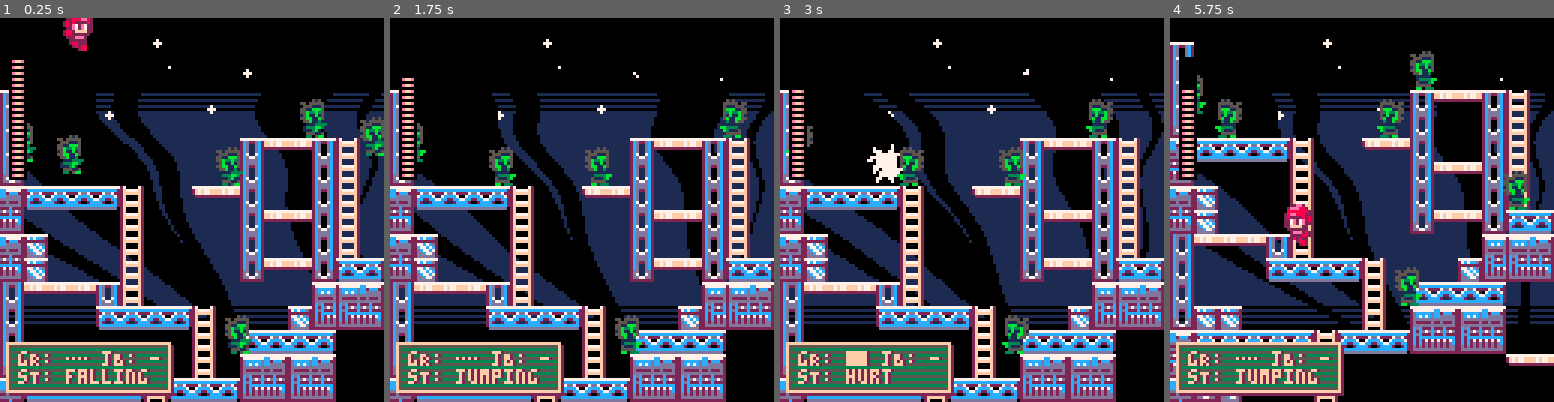
Above: before the commit, frames 1-4 (left to right).
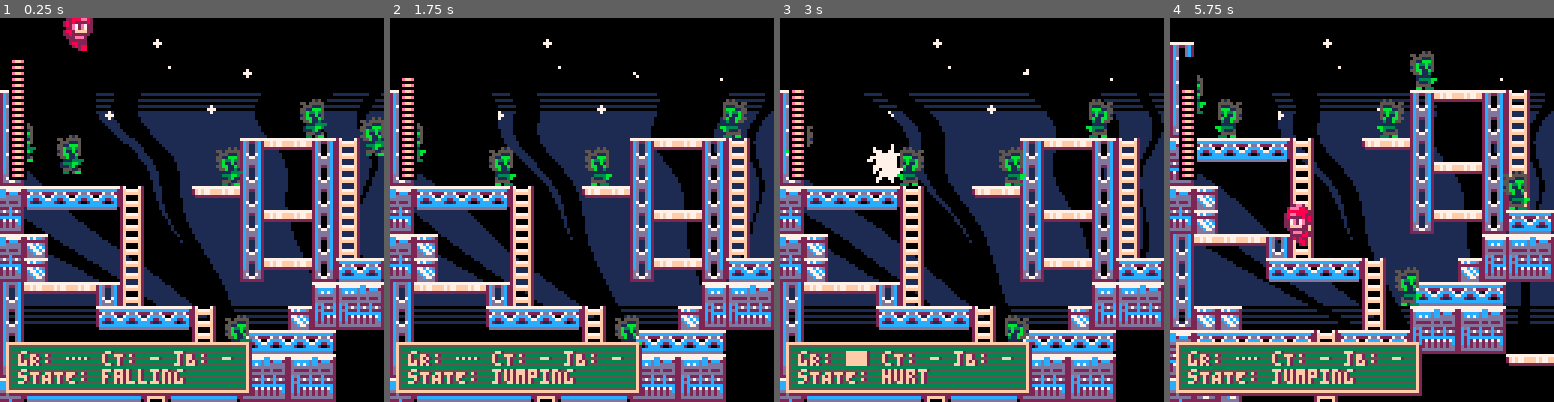
Above: after the commit, the same moments.

Repository: whckmstrjck/picoboy
Game: PICO-8 cartridge picoboy.p8
The game is run twice, just before and just after one commit, with the same random seed, the same clock (stepped at 60 frames per second) and the same inputs.
Inputs:
- Up to frame 1 (0.25 s): no input
- Up to frame 2 (1.75 s): tap X (X key) at 0.33, 1.07 s; tap O (Z key) at 0.7, 1.7 s; hold Right from 1.6 s (still down)
- Up to frame 3 (3 s): tap X (X key) at 1.85, 2.97 s; release Right at 2.1 s; tap O (Z key) at 2.1, 2.5, 2.9 s; hold Up 2.15-2.42 s; hold Right from 2.47 s (still down)
- Up to frame 4 (5.75 s): release Right at 3.03 s; hold Left 3.08-3.58 s; tap O (Z key) every 0.4 s from 3.3 to 5.7 s; hold Down 3.63-3.97 s; hold Right 4.02-4.68 s; tap X (X key) at 4.08, 5.2 s; hold Up 4.73-5.03 s; hold Left 5.08-5.68 s; hold Down from 5.73 s (still down)

The runs differ from the first frame. In frame 1, 3.8% of the frame differs, in the area x 10-66%, y 3-99%; in frame 2, 3.9%; in frame 3, 3.9%; in frame 4, 4.0%, in the area x 10-66%, y 84-99%.

Commit message:
Update player debug information to include coyote time and adjust debug width

Diff:
--- a/lua/classes/player/player.lua
+++ b/lua/classes/player/player.lua
@@ -445,7 +445,7 @@
     -- draw state and grounded info
     local debug_x = 2
     local debug_y = 108
-    local debug_w = 54
+    local debug_w = 80
     local debug_h = 16
 
     local grounded_str = '…'
@@ -459,7 +459,7 @@
       grounded_str = '█'
     end
 
-    grounded_str = grounded_str .. ' jB: ' .. (jump_buffer == 0 and '-' or jump_buffer)
+    grounded_str = grounded_str .. ' cT: ' .. (coyote_time == 0 and '-' or coyote_time) .. ' jB: ' .. (jump_buffer == 0 and '-' or jump_buffer)
 
     rectfill(debug_x + 1, debug_y + 1, debug_x + debug_w + 1, debug_y + debug_h + 1, 2)
     rectfill(debug_x, debug_y, debug_x + debug_w, debug_y + debug_h, 5)
@@ -467,7 +467,7 @@
     rectfill(debug_x + 2, debug_y, debug_x + debug_w, debug_y + debug_h, 3)
     fillp()
     rect(debug_x, debug_y, debug_x + debug_w, debug_y + debug_h, 15)
-    print('gR: ' .. grounded_str .. '\nsT: ' .. state, debug_x + 5, debug_y + 3, 2)
-    print('gR: ' .. grounded_str .. '\nsT: ' .. state, debug_x + 4, debug_y + 3, 15)
+    print('gR: ' .. grounded_str .. '\nsTATE: ' .. state, debug_x + 5, debug_y + 3, 2)
+    print('gR: ' .. grounded_str .. '\nsTATE: ' .. state, debug_x + 4, debug_y + 3, 15)
   end
 })
--- a/picoboy.p8
+++ b/picoboy.p8
@@ -31,7 +31,7 @@
 000282e72e722000000282e72e722000000282e72e722000000282e72e722000000282e72e722000000282e72e722000000282e72e7220000000000000000000
 000022e72e722000000022e72e722000000022e72e722000000022e72e722000000022e72e722000000022e72e722000000022e72e7220000000000000000000
 0000022ffff200000002222ffff200000000022ffff200000000022ffff200000000022ffff200000000022ffff220000002882ffff220000000000000000000
-00002222222000000028882222200000000002222222000000000022222000000000222222282000000002222222000000028822222200000000000000000000
+00002222222000000028882222200000000002222222000000000022222000000000222222282000000002222222000000022822222200000000000000000000
 0002882eee8200000028822eee220000000028288882000000000028ee2000000000288eeee820000000282eee2000000000222eee2000000000000000000000
 00028222228200000002222222200000000022222882000000000028882000000000288222222000000028822220000000000222222000000000000000000000
 00002888282000000000888228200000000002888222000000000022880000000000022288820000000002282820000000000288222000000000000000000000
